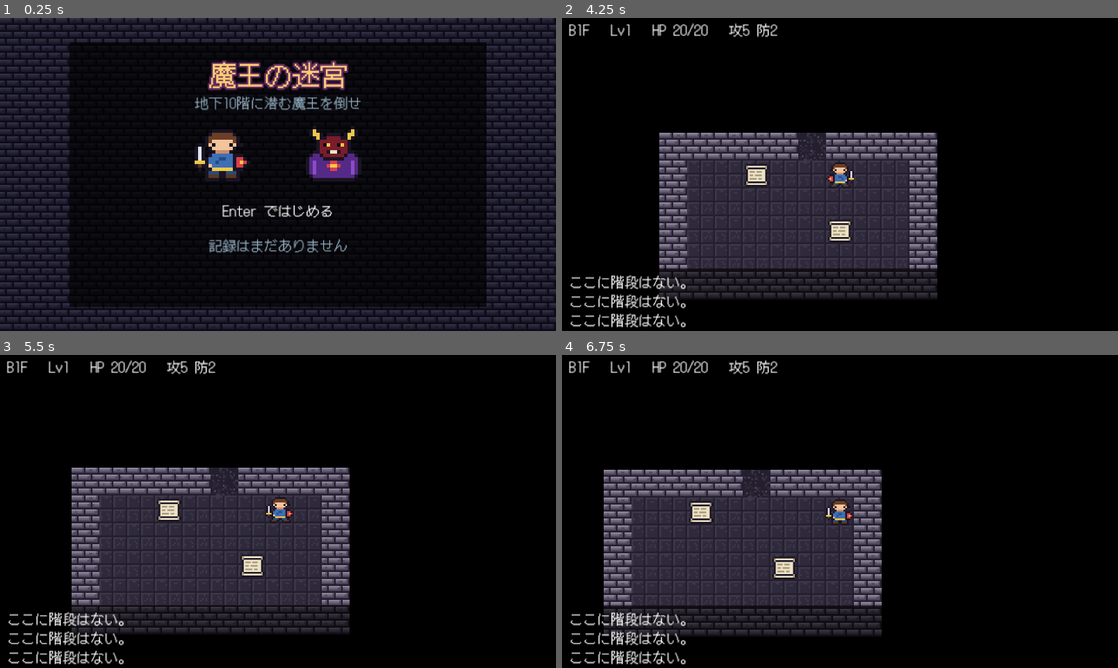
Above: before the commit, frames 1-4 (two rows, left to right).
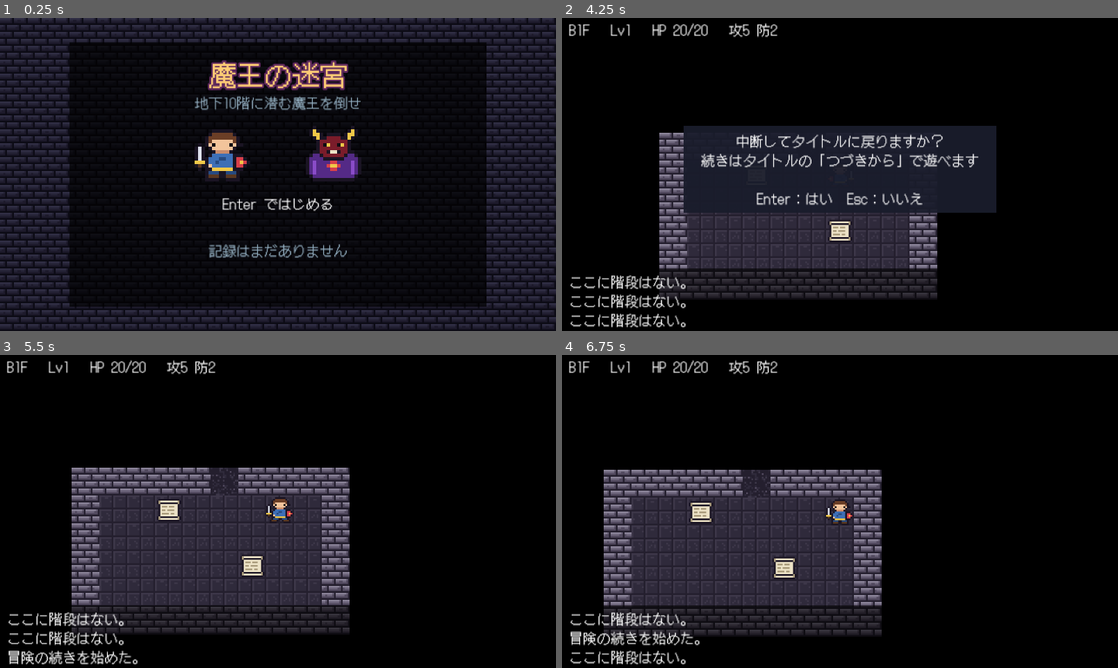
Above: after the commit, the same moments.

Repository: kaz3tv/roguelike
Game: Godot game, scene res://scenes/main.tscn
Two runs of this game, one before a commit and one after it. Both use one fixed random seed, a clock stepped at 60 frames per second and the inputs below.
Inputs:
- Up to frame 1 (0.25 s): no input
- Up to frame 2 (4.25 s): tap Enter at 0.5, 0.6, 2, 3.05, 3.6 s; hold Right 0.53-1.28 s; tap Space at 0.77, 1.25, 1.52, 3.02, 3.5, 3.77 s; tap Keypad Enter at 0.8, 1.35, 3.8 s; hold Down 1.28-2.03 s; tap Backspace at 1.55, 2.1 s; hold Right 2.03-2.78 s; tap E at 2.3, 2.85 s; hold Up 2.78-3.53 s; hold Left from 3.53 s (still down); tap Escape at 4.15 s
- Up to frame 3 (5.5 s): tap Keypad Enter at 4.35 s; tap Space at 4.52 s; tap Backspace at 4.55, 5.1 s; tap Enter at 5 s; release Left at 5.03 s; hold Down from 5.03 s (still down); tap E at 5.3 s
- Up to frame 4 (6.75 s): release Down at 5.78 s; hold Right 5.78-6.53 s; tap Q at 5.85 s; tap Space at 6.02, 6.5 s; tap Enter at 6.05 s; hold Up from 6.53 s (still down); tap E at 6.6 s

The runs differ from the first frame. In frame 1, 1.3% of the frame differs, in the area x 37-63%, y 57-77%; in frame 2, 10%, in the area x 21-79%, y 34-63%; in frame 3, 0.6%; in frame 4, 0.6%.

Commit message:
中断セーブ（1枠）とタイトルの「つづきから」を追加する
Co-Authored-By: Claude Opus 5.5 (1M context) <noreply@anthropic.com>
Claude-Session: https://claude.ai/code/session_01CjiuLsrxfvYQhtBZEVi7Rn

Diff:
--- a/scenes/main.tscn
+++ b/scenes/main.tscn
@@ -125,6 +125,26 @@
 text = "Enter でタイトルへ"
 horizontal_alignment = 1
 
+[node name="Suspend" type="ColorRect" parent="HUD"]
+visible = false
+offset_left = 70.0
+offset_top = 62.0
+offset_right = 250.0
+offset_bottom = 112.0
+color = Color(0.1, 0.11, 0.17, 0.95)
+
+[node name="Label" type="Label" parent="HUD/Suspend"]
+offset_right = 180.0
+offset_bottom = 50.0
+theme_override_constants/line_spacing = -2
+theme_override_font_sizes/font_size = 8
+text = "中断してタイトルに戻りますか？
+続きはタイトルの「つづきから」で遊べます
+
+Enter：はい　Esc：いいえ"
+horizontal_alignment = 1
+vertical_alignment = 1
+
 [node name="Title" type="ColorRect" parent="HUD"]
 offset_right = 320.0
 offset_bottom = 180.0
@@ -182,15 +202,16 @@
 flip_h = true
 
 [node name="Start" type="Label" parent="HUD/Title"]
-offset_top = 104.0
-offset_right = 320.0
-offset_bottom = 116.0
+offset_top = 100.0
+offset_right = 320.0
+offset_bottom = 124.0
+theme_override_constants/line_spacing = -2
 theme_override_font_sizes/font_size = 8
 text = "Enter ではじめる"
 horizontal_alignment = 1
 
 [node name="Records" type="Label" parent="HUD/Title"]
-offset_top = 124.0
+offset_top = 127.0
 offset_right = 320.0
 offset_bottom = 162.0
 theme_override_colors/font_color = Color(0.58, 0.69, 0.76, 1)
--- a/scripts/actor.gd
+++ b/scripts/actor.gd
@@ -39,3 +39,27 @@
 	a.defense = 2
 	a.inventory = Inventory.new()
 	return a
+
+
+## 中断セーブ用。敵は種類・位置・HP だけ、プレイヤーは成長と持ち物も残す。
+func to_dict() -> Dictionary:
+	var d := {"kind": kind, "pos": pos, "hp": hp, "max_hp": max_hp, "attack": attack, "defense": defense, "level": level, "xp": xp}
+	if inventory:
+		d["items"] = inventory.items.map(func(item: Item) -> Dictionary: return item.to_dict())
+		d["weapon"] = inventory.items.find(inventory.weapon)
+		d["shield"] = inventory.items.find(inventory.shield)
+	return d
+
+
+static func from_dict(d: Dictionary) -> Actor:
+	var a := new_player() if d["kind"] == "player" else EnemyData.create(d["kind"])
+	for key in ["pos", "hp", "max_hp", "attack", "defense", "level", "xp"]:
+		a.set(key, d[key])
+	if a.inventory:
+		for item_data in d["items"]:
+			a.inventory.add(Item.from_dict(item_data))
+		if d["weapon"] >= 0:
+			a.inventory.weapon = a.inventory.items[d["weapon"]]
+		if d["shield"] >= 0:
+			a.inventory.shield = a.inventory.items[d["shield"]]
+	return a
--- a/scripts/dungeon.gd
+++ b/scripts/dungeon.gd
@@ -44,6 +44,21 @@
 	var d := Dungeon.new()
 	d._build(rng)
 	return d
+
+
+func to_dict() -> Dictionary:
+	return {"tiles": tiles, "room_of": room_of, "rooms": rooms, "start": start, "stairs": stairs, "boss_pos": boss_pos}
+
+
+static func from_dict(d: Dictionary) -> Dungeon:
+	var map := Dungeon.new()
+	map.tiles = d["tiles"]
+	map.room_of = d["room_of"]
+	map.rooms.assign(d["rooms"])
+	map.start = d["start"]
+	map.stairs = d["stairs"]
+	map.boss_pos = d["boss_pos"]
+	return map
 
 
 func tile_at(p: Vector2i) -> Tile:
--- a/scripts/game.gd
+++ b/scripts/game.gd
@@ -53,6 +53,8 @@
 var game_over := false
 ## タイトル画面を出しているあいだ true
 var in_title := false
+## タイトルで選んでいる項目（中断セーブがあるときだけ使う）。0: つづきから 1: はじめから
+var title_choice := 0
 var records: Records
 ## リザルトを出した時刻。直後の Enter の押しすぎでタイトルまで飛ばないようにする
 var result_shown_at := 0
@@ -76,6 +78,7 @@
 @onready var title_panel: Control = $HUD/Title
 @onready var title_records: Label = $HUD/Title/Records
 @onready var title_start: Label = $HUD/Title/Start
+@onready var suspend_panel: Control = $HUD/Suspend
 
 
 func _ready() -> void:
@@ -107,7 +110,10 @@
 	game_over = false
 	result_panel.hide()
 	inventory_menu.hide()
+	suspend_panel.hide()
 	title_panel.show()
+	title_choice = 0
+	refresh_title_menu()
 	title_records.text = records_text()
 	audio.play_bgm("title")
 
@@ -123,7 +129,40 @@
 	return "\n".join(lines)
 
 
+func refresh_title_menu() -> void:
+	if not SaveGame.exists():
+		title_start.text = "Enter ではじめる"
+		return
+	var names := ["つづきから", "はじめから"]
+	var lines := []
+	for i in names.size():
+		lines.append(("▶ " if i == title_choice else "   ") + names[i])
+	title_start.text = "\n".join(lines)
+
+
+func title_input(code: Key) -> void:
+	var has_save := SaveGame.exists()
+	if has_save and (code in [KEY_UP, KEY_W, KEY_KP_8, KEY_DOWN, KEY_S, KEY_KP_2]):
+		title_choice = 1 - title_choice
+		audio.play("menu_move")
+		refresh_title_menu()
+	elif code == KEY_ENTER or code == KEY_KP_ENTER:
+		audio.play("menu_select")
+		if has_save and title_choice == 0:
+			continue_run()
+		else:
+			# はじめからを選ぶと、中断セーブは消える
+			SaveGame.delete()
+			start_run()
+
+
 func start_run() -> void:
+	start_run_state()
+	enter_floor()
+
+
+## 新しく始めるときも続きから始めるときも共通の、画面と状態の片付け
+func start_run_state() -> void:
 	player = Actor.new_player()
 	player.node = player_sprite
 	floor_number = 1
@@ -132,10 +171,10 @@
 	game_over = false
 	in_title = false
 	title_panel.hide()
+	suspend_panel.hide()
 	result_panel.hide()
 	inventory_menu.hide()
 	log_lines.clear()
-	enter_floor()
 
 
 func enter_floor() -> void:
@@ -159,6 +198,8 @@
 		audio.play_bgm("boss")
 	else:
 		audio.play_bgm(audio.bgm_for_floor(floor_number))
+	# 階に着くたびに自動で中断セーブしておく（ブラウザのタブを閉じられたときの備え）
+	save_run()
 
 
 ## 前の階の敵とアイテムを片付ける
@@ -242,15 +283,22 @@
 	var code := key.physical_keycode
 	var is_enter := code == KEY_ENTER or code == KEY_KP_ENTER
 	if in_title:
-		if is_enter and not key.echo:
-			audio.play("menu_select")
-			start_run()
+		if not key.echo:
+			title_input(code)
 		get_viewport().set_input_as_handled()
 		return
 	if game_over:
 		if is_enter and not key.echo and Time.get_ticks_msec() - result_shown_at > RESULT_INPUT_DELAY_MS:
 			audio.play("menu_select")
 			show_title()
+		get_viewport().set_input_as_handled()
+		return
+	if suspend_panel.visible:
+		if is_enter and not key.echo:
+			suspend_run()
+		elif code in [KEY_ESCAPE, KEY_BACKSPACE] and not key.echo:
+			audio.play("menu_cancel")
+			suspend_panel.hide()
 		get_viewport().set_input_as_handled()
 		return
 	if inventory_menu.visible:
@@ -273,6 +321,9 @@
 		# 確認用：エディタから起動したときだけ、F9 ですぐ次の階へ行ける
 		floor_number += 1
 		enter_floor()
+	elif code == KEY_ESCAPE and not key.echo:
+		audio.play("menu_select")
+		suspend_panel.show()
 	elif code == KEY_M and not key.echo:
 		audio.toggle_mute()
 		add_message("音を消した。M でもとに戻る。" if audio.muted else "音を出した。")
@@ -502,6 +553,8 @@
 func show_result(header: String, cause: String, cleared: bool) -> void:
 	game_over = true
 	inventory_menu.hide()
+	suspend_panel.hide()
+	SaveGame.delete()
 	var new_records := records.add_run(floor_number, kills, turn, cleared)
 	var mark := func(key: String) -> String: return "  新記録！" if key in new_records else ""
 	result_header.text = header
@@ -599,3 +652,77 @@
 	for e in enemies:
 		var frames: Array = enemy_textures[e.kind]
 		e.node.texture = frames[1] if e.node.texture == frames[0] else frames[0]
+
+
+## ゲームを閉じるときは、遊んでいる途中なら中断セーブする
+func _notification(what: int) -> void:
+	if what == NOTIFICATION_WM_CLOSE_REQUEST and is_playing():
+		save_run()
+
+
+func is_playing() -> bool:
+	return not in_title and not game_over and player != null
+
+
+## 中断してタイトルに戻る
+func suspend_run() -> void:
+	save_run()
+	audio.play("menu_select")
+	show_title()
+
+
+func save_run() -> void:
+	SaveGame.write(to_save_data())
+
+
+func to_save_data() -> Dictionary:
+	return {
+		"floor": floor_number,
+		"turn": turn,
+		"kills": kills,
+		"rng_seed": rng.seed,
+		"rng_state": rng.state,
+		"map": map.to_dict(),
+		"explored": map_view.explored.keys(),
+		"player": player.to_dict(),
+		"enemies": enemies.map(func(e: Actor) -> Dictionary: return e.to_dict()),
+		"items": floor_items.map(func(item: Item) -> Dictionary: return item.to_dict()),
+		"log": log_lines.duplicate(),
+	}
+
+
+## 中断セーブから続きを始める。読めたらセーブは消す（やり直し防止）。
+func continue_run() -> void:
+	var data := SaveGame.read()
+	SaveGame.delete()
+	if data.is_empty():
+		start_run()
+		add_message("中断データを読めなかったので、はじめから始めた。")
+		return
+	start_run_state()
+	floor_number = data["floor"]
+	turn = data["turn"]
+	kills = data["kills"]
+	rng.seed = data["rng_seed"]
+	rng.state = data["rng_state"]
+	map = Dungeon.from_dict(data["map"])
+	map_view.map = map
+	map_view.set_floor_theme(floor_number)
+	map_view.explored = {}
+	for cell in data["explored"]:
+		map_view.explored[cell] = true
+	var saved_player := Actor.from_dict(data["player"])
+	saved_player.node = player_sprite
+	player = saved_player
+	clear_floor_objects()
+	for d in data["enemies"]:
+		var e := spawn_enemy(d["kind"], d["pos"])
+		e.hp = d["hp"]
+	for d in data["items"]:
+		var item := Item.from_dict(d)
+		place_item(item, item.pos)
+	log_lines.assign(data["log"])
+	add_message("冒険の続きを始めた。")
+	update_view()
+	camera.reset_smoothing()
+	audio.play_bgm("boss" if floor_number == BOSS_FLOOR else audio.bgm_for_floor(floor_number))
--- a/scripts/item.gd
+++ b/scripts/item.gd
@@ -30,6 +30,17 @@
 	return data()["name"]
 
 
+func to_dict() -> Dictionary:
+	return {"id": id, "plus": plus, "pos": pos}
+
+
+static func from_dict(d: Dictionary) -> Item:
+	var item := Item.new(d["id"])
+	item.plus = d["plus"]
+	item.pos = d["pos"]
+	return item
+
+
 ## 装備したときに上がる攻撃力・防御力
 func bonus() -> int:
 	return data()["power"] + plus if is_equipment() else 0
--- /dev/null
+++ b/scripts/save_game.gd
@@ -0,0 +1,38 @@
+## 中断セーブ（1 枠）の読み書き。Godot のユーザーデータ領域に保存する。
+## 続きから遊ぶとファイルは消える（やられたところからのやり直しはできない）。
+class_name SaveGame
+extends RefCounted
+
+const DEFAULT_PATH := "user://suspend.save"
+## 保存する中身の形が変わったら上げる。古い形のセーブは読まない。
+const VERSION := 1
+
+
+static func exists(path: String = DEFAULT_PATH) -> bool:
+	return FileAccess.file_exists(path)
+
+
+static func write(data: Dictionary, path: String = DEFAULT_PATH) -> bool:
+	data["version"] = VERSION
+	var f := FileAccess.open(path, FileAccess.WRITE)
+	if f == null:
+		push_warning("中断セーブを書けなかった: %s" % error_string(FileAccess.get_open_error()))
+		return false
+	f.store_var(data)
+	return true
+
+
+## 読めなければ空の辞書を返す。
+static func read(path: String = DEFAULT_PATH) -> Dictionary:
+	var f := FileAccess.open(path, FileAccess.READ)
+	if f == null:
+		return {}
+	var data = f.get_var()
+	if not data is Dictionary or data.get("version", 0) != VERSION:
+		return {}
+	return data
+
+
+static func delete(path: String = DEFAULT_PATH) -> void:
+	if exists(path):
+		DirAccess.remove_absolute(ProjectSettings.globalize_path(path))
--- a/tests/run_tests.gd
+++ b/tests/run_tests.gd
@@ -19,6 +19,7 @@
 	test_audio_files()
 	test_boss()
 	test_records()
+	test_save_game()
 	if failures == 0:
 		print("すべてのテストに合格しました")
 	quit(1 if failures > 0 else 0)
@@ -258,3 +259,51 @@
 	check(again.runs == 4 and again.clears == 2, "遊んだ回数が保存されていない")
 	check(again.best_floor == 10 and again.best_kills == 9 and again.fastest_clear == 900, "最高記録が保存されていない")
 	DirAccess.remove_absolute(ProjectSettings.globalize_path(path))
+
+
+func test_save_game() -> void:
+	var path := "user://test_suspend.save"
+	SaveGame.delete(path)
+	check(not SaveGame.exists(path) and SaveGame.read(path).is_empty(), "セーブがないのに読めた")
+	var map := make(21)
+	var p := Actor.new_player()
+	p.pos = map.start
+	p.hp = 13
+	p.level = 4
+	var sword := Item.new("sword")
+	sword.plus = 2
+	p.inventory.add(Item.new("potion"))
+	p.inventory.add(sword)
+	p.inventory.toggle_equip(sword)
+	var slime := EnemyData.create("slime")
+	slime.pos = map.stairs
+	slime.hp = 2
+	var floor_item := Item.new("shield")
+	floor_item.pos = Vector2i(3, 4)
+	check(SaveGame.write({
+		"map": map.to_dict(),
+		"player": p.to_dict(),
+		"enemies": [slime.to_dict()],
+		"items": [floor_item.to_dict()],
+		"explored": [Vector2i(1, 2)],
+	}, path), "中断セーブを書けない")
+	check(SaveGame.exists(path), "中断セーブのファイルがない")
+	var data := SaveGame.read(path)
+	var map2 := Dungeon.from_dict(data["map"])
+	check(map2.tiles == map.tiles and map2.rooms == map.rooms and map2.stairs == map.stairs, "マップが元に戻らない")
+	var p2 := Actor.from_dict(data["player"])
+	check(p2.pos == p.pos and p2.hp == 13 and p2.level == 4, "プレイヤーの状態が元に戻らない")
+	check(p2.inventory.items.size() == 2 and p2.inventory.weapon == p2.inventory.items[1], "装備が元に戻らない")
+	check(p2.total_attack() == p.total_attack(), "装備込みの攻撃力が変わった")
+	var e2 := Actor.from_dict(data["enemies"][0])
+	check(e2.kind == "slime" and e2.hp == 2 and e2.pos == map.stairs and e2.display_name == "スライム", "敵が元に戻らない")
+	var item2 := Item.from_dict(data["items"][0])
+	check(item2.id == "shield" and item2.pos == Vector2i(3, 4), "落ちているアイテムが元に戻らない")
+	check(data["explored"] == [Vector2i(1, 2)], "見た場所が元に戻らない")
+	# 古い形のセーブは読まない
+	var f := FileAccess.open(path, FileAccess.WRITE)
+	f.store_var({"version": SaveGame.VERSION - 1})
+	f.close()
+	check(SaveGame.read(path).is_empty(), "古い形のセーブを読んでしまった")
+	SaveGame.delete(path)
+	check(not SaveGame.exists(path), "中断セーブを消せない")
Not shown, added: scripts/save_game.gd.uid
Not shown, changed: README.md
